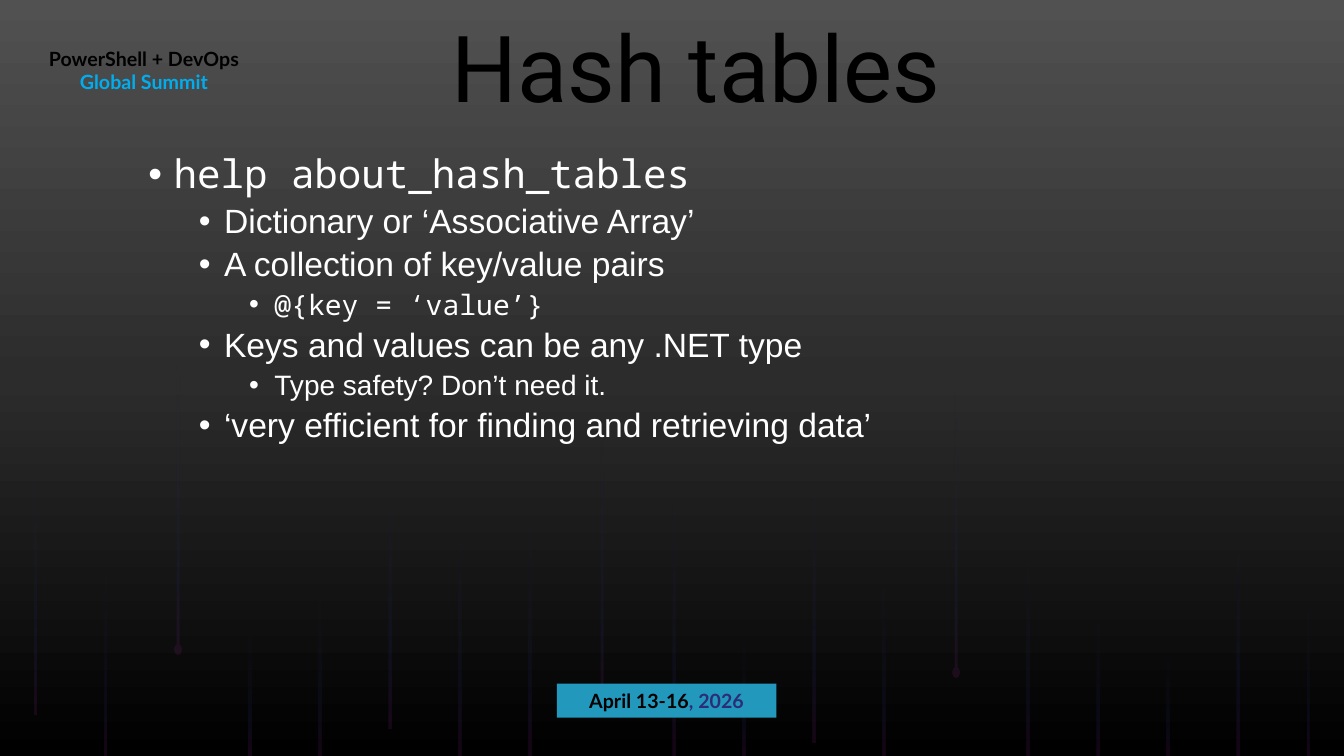
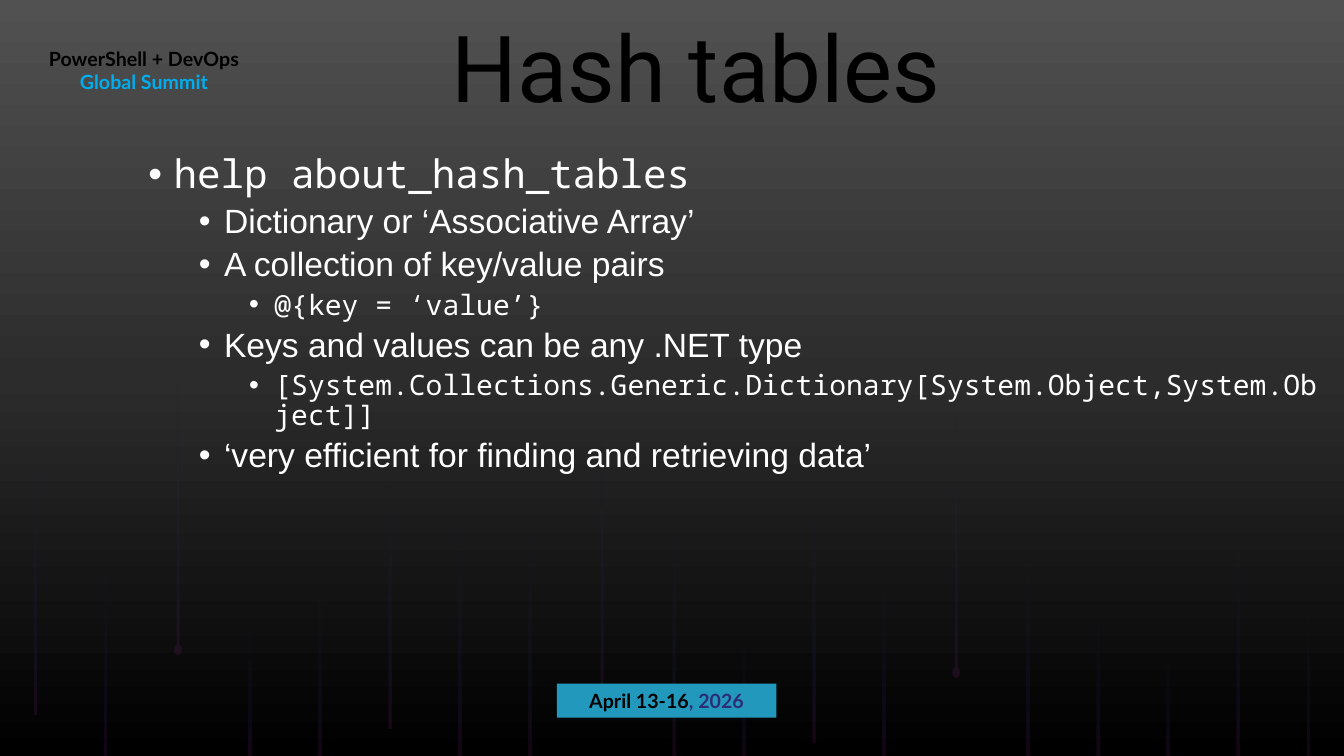
Before and after one commit to ThePoShWolf/Sessions, a slide deck: slide 9 of 2026-04-14 - PSCustomObject[] vs Hashtables/PowerShell Summit 2026 - PSCustomObjects vs Hashtables.pptx. Drawn at 1344x756 pixels with LibreOffice and Linux fonts; fonts in the diff are those of the drawing; background and template pictures are left out. Boxes give left, top, right and bottom in pixels: in the first picture for what was removed or moved away, otherwise in the second. Text is boxed around its words. In the diff, an @@ line names an element or a change of style, - is before the commit and + after.

```diff
--- a/2026-04-14 - PSCustomObject[] vs Hashtables/PowerShell Summit 2026 - PSCustomObjects vs Hashtables.pptx
+++ b/2026-04-14 - PSCustomObject[] vs Hashtables/PowerShell Summit 2026 - PSCustomObjects vs Hashtables.pptx
@@ text at box(274, 373, 1317, 402): text changed; font Arial to Noto Sans Mono @@
-    • Type safety? Don’t need it.
+    • [System.Collections.Generic.Dictionary[System.Object,System.Object]]
```
Also in this commit, not shown: 2 other slides changed.
